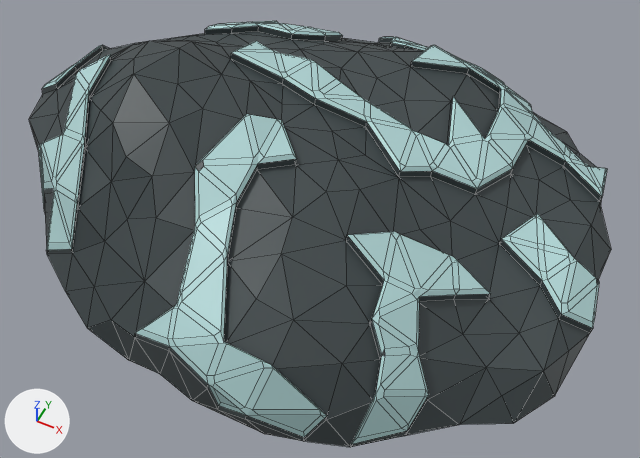
A saved change to the Blender file SilverDeposit_v1.blend.
Rendered twice from a 50 mm lens placed at (4.12, -8.46, 9.26), pointed at (0.33, -0.88, -0.22). Arrows for +X, +Y and +Z are at lower left; the lights stay in place. Mesh edges are drawn as thin lines.

The older version as bpy lines, for what is in view:
```python
mat_silver = principled_material('Silver')
mat_silver.base_color = (0.0489, 0.0647, 0.0687)  # dark grey #3f484a
me_icosphere = bpy.data.meshes.new('Icosphere')
me_icosphere.from_pydata(...)  # 827 vertices, 1187 faces; spans x -4.24..4.27, y -4.2..3.85, z -1.37..2.3
# faces by material slot: [749, 438]
me_icosphere.materials.append(mat_silver)  # dark grey #3f484a
me_icosphere.materials.append(mat_silvervein)  # cyan #b5dada
ob_icosphere = bpy.data.objects.new('Icosphere', me_icosphere)
ob_icosphere.location = (0.0, 0.0, 0.0)
```
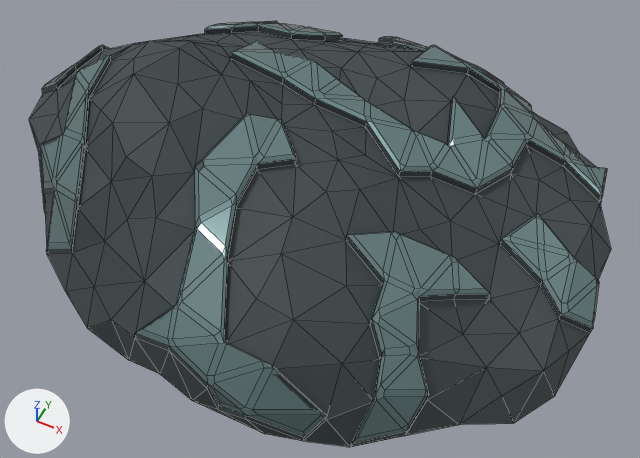
Location of each change, (x1, y1, x2, y2) in pixels of the pictures (640 x 458 px):
'Icosphere', surface changed, recoloured
    both: (36, 21, 607, 447)
part 1 of me_icosphere, surface changed
    both: (29, 21, 611, 447)

Patch to the scene script:
```diff
--- a/SilverDeposit_v1.blend.py
+++ b/SilverDeposit_v1.blend.py
@@ img_bake_silver_1 @@
+img_bake_silver_1 = load_image('bake silver 1', 'bake silver 1.png', 1024, 1024, 'sRGB')
@@ mat_silver @@
 mat_silver.base_color = (0.0489, 0.0647, 0.0687)  # dark grey #3e484a
+mat_silver.roughness = 0.745
@@ mat_silvervein_001 @@
+mat_silvervein_001 = principled_material('SilverVein.001')
+mat_silvervein_001.texture = img_bake_silver_1
+mat_silvervein_001.metallic = 0.552
+mat_silvervein_001.roughness = 0.191
@@ me_icosphere @@
 me_icosphere.from_pydata(...)  # 827 vertices, 1187 faces; spans x -4.24..4.27, y -4.2..3.85, z -1.37..2.3
 # used by ob_icosphere; location = (0.0, 0.0, 0.0)
+# me_icosphere part 1: texture (UV) coordinates of 1187 of 1187 faces, centred in x -4.2..4.26, y -4.16..3.82, z -1.32..2.22, changed; they spanned u 0.0..0.0, v 0.0..0.0 and now span u 0.02..0.98, v 0.02..0.97
 me_icosphere.materials.append(mat_silver)
-me_icosphere.materials.append(mat_silvervein)  # cyan #b5dada
+me_icosphere.materials.append(mat_silvervein_001)  # picture img_bake_silver_1
```
